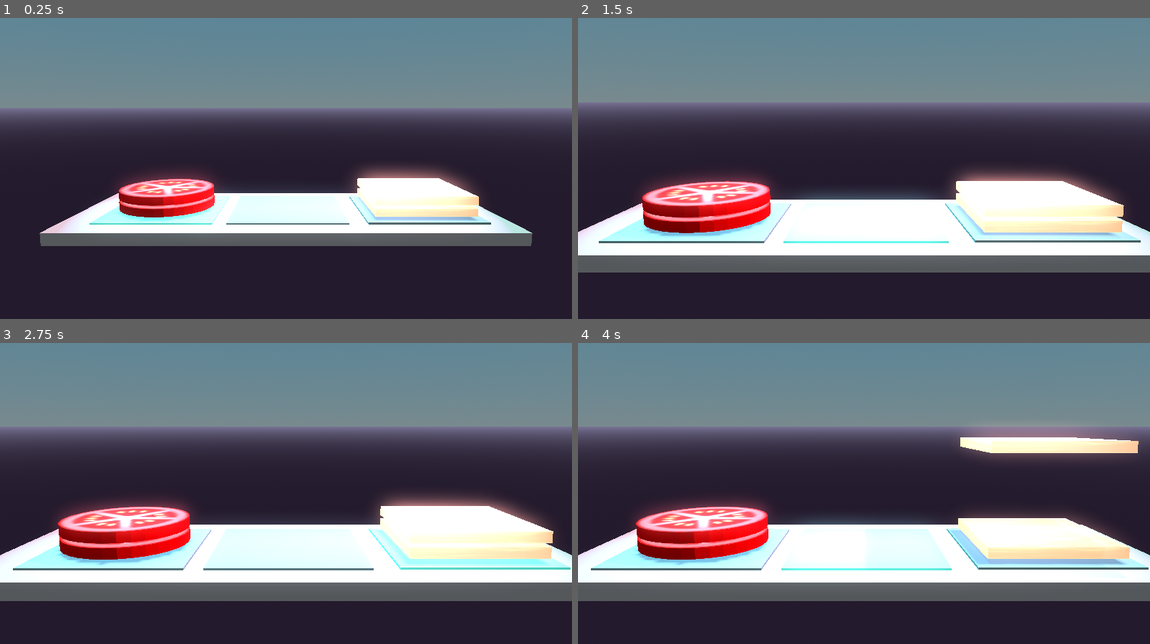
Above: before the commit, frames 1-4 (two rows, left to right).
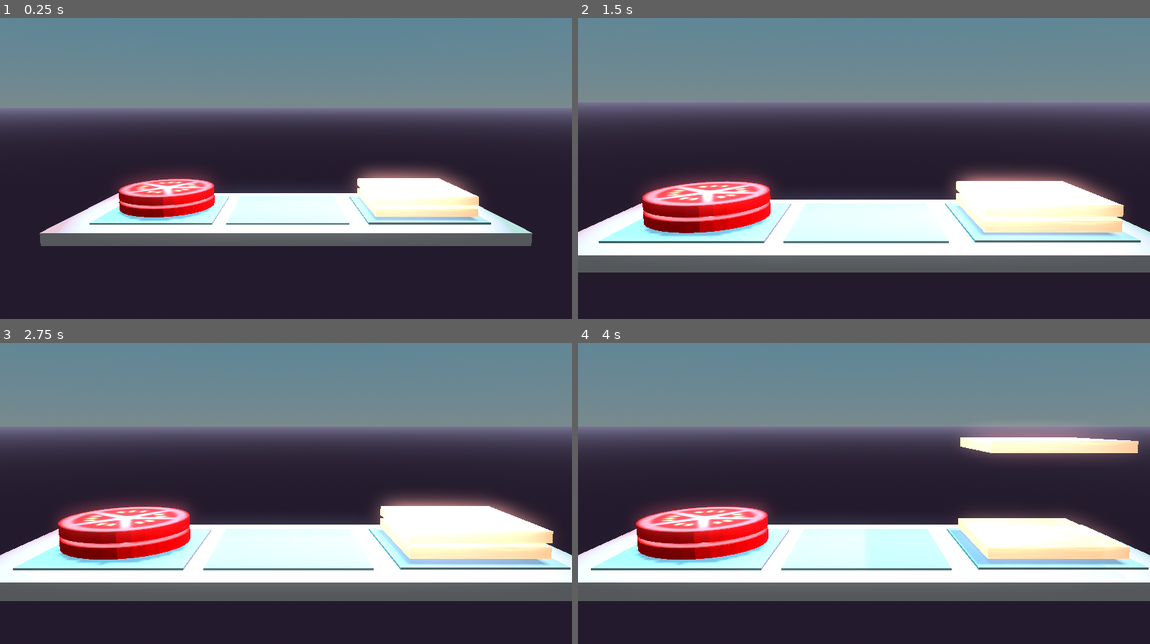
Above: after the commit, the same moments.

Repository: kalgynirae/ld53
Game: Godot game, scene res://scenes/game.tscn
The game is run twice, just before and just after one commit, with the same random seed, the same clock (stepped at 60 frames per second) and the same inputs.
Inputs:
- Up to frame 1 (0.25 s): no input
- Up to frame 2 (1.5 s): hold Right (ui_right) 0.53-1.28 s; hold Down (ui_down) from 1.28 s (still down)
- Up to frame 3 (2.75 s): release Down (ui_down) at 2.03 s; hold Right (ui_right) from 2.03 s (still down)
- Up to frame 4 (4 s): tap Enter at 2.75 s; release Right (ui_right) at 2.78 s; hold Up (ui_up) 2.78-3.53 s; tap Space at 3.5 s; hold Left (ui_left) from 3.53 s (still down)

The runs differ from the first frame. In frame 1, 0.3% of the frame differs, in the area x 15-41%, y 59-69%; in frame 2, 0.7%; in frame 3, 0.8%; in frame 4, 1.4%, in the area x 35-66%, y 59-76%.

Commit message:
Add celebration animation for sandwiches

Diff:
--- a/materials/base.tres
+++ b/materials/base.tres
@@ -5,7 +5,8 @@
 albedo_color = Color(0.368627, 0.494118, 0.498039, 1)
 emission_enabled = true
 emission = Color(0, 0.94902, 0.823529, 1)
-emission_energy_multiplier = 0.72
+emission_energy_multiplier = 0.5
+emission_operator = 1
 rim = 0.6
 clearcoat_roughness = 0.54
 refraction_scale = 0.25
--- a/scenes/stack.tscn
+++ b/scenes/stack.tscn
@@ -6,11 +6,176 @@
 [sub_resource type="BoxMesh" id="BoxMesh_hrddm"]
 size = Vector3(2.5, 0.01, 2.5)
 
+[sub_resource type="ParticleProcessMaterial" id="ParticleProcessMaterial_mm2r2"]
+particle_flag_align_y = true
+direction = Vector3(0, 1, 0)
+spread = 20.0
+gravity = Vector3(0, -3, 0)
+initial_velocity_min = 2.0
+initial_velocity_max = 2.5
+damping_min = 0.2
+damping_max = 0.2
+scale_min = 0.8
+color = Color(1, 0, 0, 1)
+hue_variation_max = 1.0
+
+[sub_resource type="StandardMaterial3D" id="StandardMaterial3D_20csl"]
+vertex_color_use_as_albedo = true
+emission = Color(1, 1, 1, 1)
+proximity_fade_distance = 0.5
+distance_fade_max_distance = 1.0
+
+[sub_resource type="BoxMesh" id="BoxMesh_7avr3"]
+material = SubResource("StandardMaterial3D_20csl")
+size = Vector3(0.01, 0.01, 0.01)
+
+[sub_resource type="Animation" id="Animation_kt5lb"]
+resource_name = "celebrate"
+length = 2.0
+tracks/0/type = "value"
+tracks/0/imported = false
+tracks/0/enabled = true
+tracks/0/path = NodePath("nonitems/Base:material_override:emission")
+tracks/0/interp = 0
+tracks/0/loop_wrap = true
+tracks/0/keys = {
+"times": PackedFloat32Array(0, 0.2, 0.4, 0.6, 0.8, 1, 1.2, 1.4, 1.6, 1.8, 2),
+"transitions": PackedFloat32Array(1, 1, 1, 1, 1, 1, 1, 1, 1, 1, 1),
+"update": 0,
+"values": [Color(0, 0.72549, 0.631373, 1), Color(0.733333, 0.67451, 0, 1), Color(0.207843, 0.596078, 1, 1), Color(1, 0.109804, 0.552941, 1), Color(0.556863, 0.443137, 1, 1), Color(0, 0.72549, 0.631373, 1), Color(0.733333, 0.67451, 0, 1), Color(0.207843, 0.596078, 1, 1), Color(1, 0.109804, 0.552941, 1), Color(0.556863, 0.443137, 1, 1), Color(0, 0.72549, 0.631373, 1)]
+}
+tracks/1/type = "value"
+tracks/1/imported = false
+tracks/1/enabled = true
+tracks/1/path = NodePath("nonitems/Particles:emitting")
+tracks/1/interp = 1
+tracks/1/loop_wrap = true
+tracks/1/keys = {
+"times": PackedFloat32Array(0, 1),
+"transitions": PackedFloat32Array(1, 1),
+"update": 1,
+"values": [true, false]
+}
+tracks/2/type = "value"
+tracks/2/imported = false
+tracks/2/enabled = true
+tracks/2/path = NodePath("nonitems/Particles:visible")
+tracks/2/interp = 1
+tracks/2/loop_wrap = true
+tracks/2/keys = {
+"times": PackedFloat32Array(0, 2),
+"transitions": PackedFloat32Array(1, 1),
+"update": 1,
+"values": [true, false]
+}
+tracks/3/type = "value"
+tracks/3/imported = false
+tracks/3/enabled = true
+tracks/3/path = NodePath("nonitems/Base:material_override:emission_energy_multiplier")
+tracks/3/interp = 1
+tracks/3/loop_wrap = true
+tracks/3/keys = {
+"times": PackedFloat32Array(0, 2),
+"transitions": PackedFloat32Array(1, 1),
+"update": 0,
+"values": [1.0, 0.72]
+}
+
+[sub_resource type="Animation" id="Animation_5pei4"]
+length = 0.001
+tracks/0/type = "value"
+tracks/0/imported = false
+tracks/0/enabled = true
+tracks/0/path = NodePath("nonitems/Base:material_override:emission")
+tracks/0/interp = 1
+tracks/0/loop_wrap = true
+tracks/0/keys = {
+"times": PackedFloat32Array(0),
+"transitions": PackedFloat32Array(1),
+"update": 0,
+"values": [Color(0, 0.94902, 0.823529, 1)]
+}
+tracks/1/type = "value"
+tracks/1/imported = false
+tracks/1/enabled = true
+tracks/1/path = NodePath("nonitems/Particles:emitting")
+tracks/1/interp = 1
+tracks/1/loop_wrap = true
+tracks/1/keys = {
+"times": PackedFloat32Array(0),
+"transitions": PackedFloat32Array(1),
+"update": 1,
+"values": [false]
+}
+tracks/2/type = "value"
+tracks/2/imported = false
+tracks/2/enabled = true
+tracks/2/path = NodePath("nonitems/Particles:visible")
+tracks/2/interp = 1
+tracks/2/loop_wrap = true
+tracks/2/keys = {
+"times": PackedFloat32Array(0),
+"transitions": PackedFloat32Array(1),
+"update": 1,
+"values": [false]
+}
+tracks/3/type = "value"
+tracks/3/imported = false
+tracks/3/enabled = true
+tracks/3/path = NodePath("nonitems/Base:material_override:emission_energy_multiplier")
+tracks/3/interp = 1
+tracks/3/loop_wrap = true
+tracks/3/keys = {
+"times": PackedFloat32Array(0),
+"transitions": PackedFloat32Array(1),
+"update": 0,
+"values": [0.0]
+}
+
+[sub_resource type="Animation" id="Animation_2neuo"]
+resource_name = "activate"
+length = 0.001
+tracks/0/type = "value"
+tracks/0/imported = false
+tracks/0/enabled = true
+tracks/0/path = NodePath("nonitems/Base:material_override:emission_energy_multiplier")
+tracks/0/interp = 1
+tracks/0/loop_wrap = true
+tracks/0/keys = {
+"times": PackedFloat32Array(0),
+"transitions": PackedFloat32Array(1),
+"update": 0,
+"values": [0.5]
+}
+
+[sub_resource type="AnimationLibrary" id="AnimationLibrary_o3y6n"]
+_data = {
+"RESET": SubResource("Animation_5pei4"),
+"activate": SubResource("Animation_2neuo"),
+"celebrate": SubResource("Animation_kt5lb")
+}
+
 [node name="Stack" type="Node3D"]
 script = ExtResource("1_b8p5h")
 
-[node name="Base" type="MeshInstance3D" parent="."]
+[node name="nonitems" type="Node3D" parent="."]
+
+[node name="Base" type="MeshInstance3D" parent="nonitems"]
 transform = Transform3D(0.281387, 0, 0, 0, 1.00957, 0, 0, 0, 0.281387, 0, 0, 0)
 material_override = ExtResource("2_cfdef")
 cast_shadow = 0
 mesh = SubResource("BoxMesh_hrddm")
+skeleton = NodePath("../..")
+
+[node name="Particles" type="GPUParticles3D" parent="nonitems"]
+visible = false
+emitting = false
+amount = 32
+process_material = SubResource("ParticleProcessMaterial_mm2r2")
+draw_pass_1 = SubResource("BoxMesh_7avr3")
+
+[node name="Animation" type="AnimationPlayer" parent="nonitems"]
+root_node = NodePath("../..")
+libraries = {
+"": SubResource("AnimationLibrary_o3y6n")
+}
--- a/scripts/game.gd
+++ b/scripts/game.gd
@@ -11,7 +11,6 @@
 			for stack in table.get_children():
 				if stack.name.begins_with("Stack"):
 					stacks.push_back(stack)
-					stack.deactivate()
 	stacks[active_stack].activate()
 	active_item = null
 	$Camera3D/CameraAnimation.play("pan_in")
--- a/scripts/stack.gd
+++ b/scripts/stack.gd
@@ -3,18 +3,20 @@
 class_name Stack
 
 var items: Array[Node]
+var queued_active = false
 
 func _ready():
 	for item in get_children():
-		if item.name != "Base":
-			items.push_back(item)
+		if item.name == "nonitems":
+			continue
+		items.push_back(item)
 	arrange()
 
 func activate():
-	$Base.material_override.emission_enabled = true
+	queued_active = true
 
 func deactivate():
-	$Base.material_override.emission_enabled = false
+	queued_active = false
 
 func push(item: Node):
 	items.push_back(item)
@@ -35,9 +37,29 @@
 		if position_diff.length() > .02:
 			tween.tween_property(items[i], "position", new_position, 0.1)
 		current_height = current_height + _get_height(items[i]) + .02
+	check_for_sandwich()
 
 func _get_height(obj):
 	for child in obj.get_children():
 		if child.has_method("get_aabb"):
 			return child.get_aabb().size.y
 	return 0.1
+
+func check_for_sandwich():
+	print(items)
+	if items.size() > 2 and items[0].name.begins_with("Bread") and items[-1].name.begins_with("Bread"):
+		celebrate()
+
+func celebrate():
+	$nonitems/Animation.play("celebrate")
+
+func _process(_delta):
+	if queued_active != null:
+		if $nonitems/Animation.current_animation == "celebrate":
+			pass # wait
+		else:
+			if queued_active:
+				$nonitems/Animation.play("activate")
+			else:
+				$nonitems/Animation.play("RESET")
+			queued_active = null
Not shown: 1 places in scenes/stack.tscn that only renumber resources
